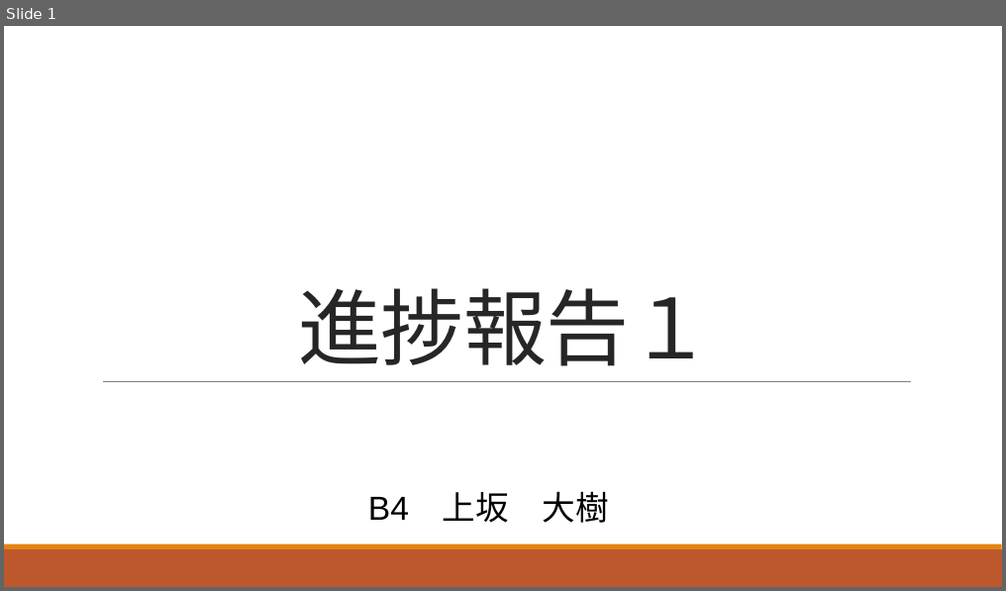
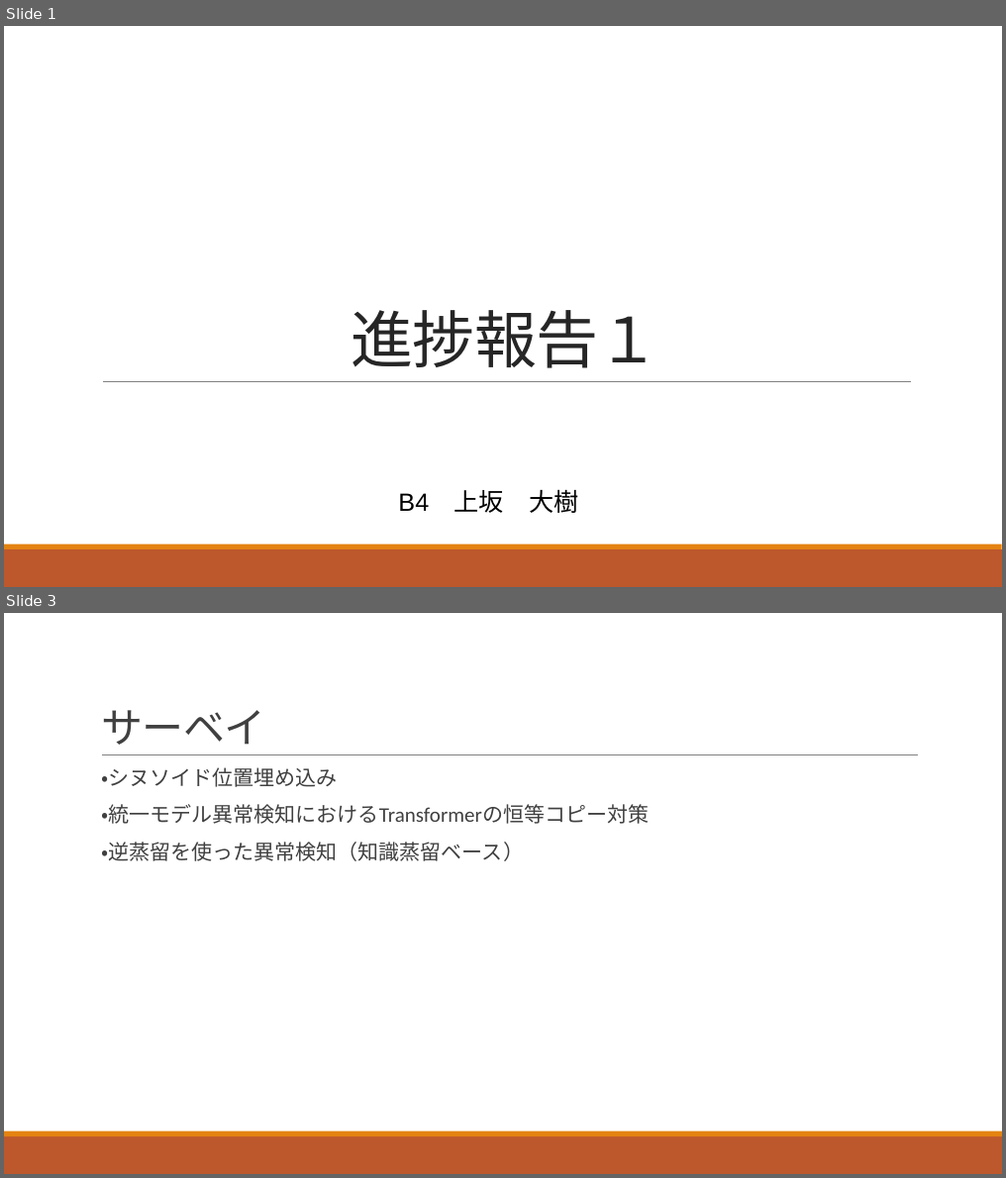
Before and after one commit to dhia-github/haselab-all, a slide deck: 20_発表資料/B4_上坂大樹_進捗報告１.pptx. Shown one above the other, each under a label of ours: slide 1 before the commit, slides 1 and 3 after it; the slides between them are not shown. The pictures are 1006x591 and 1006x1178 pixels, drawn with LibreOffice and Linux fonts; fonts in the diff are those of the drawing. Boxes give left, top, right and bottom in pixels: in the first picture for what was removed or moved away, otherwise in the second. Text is boxed around its words. In the diff, an @@ line names an element or a change of style, - is before the commit and + after.

```diff
--- a/20_発表資料/B4_上坂大樹_進捗報告１.pptx
+++ b/20_発表資料/B4_上坂大樹_進捗報告１.pptx
@@ slide 3 added at box(4, 613, 1002, 1174), background #FFFFFF; not listed: 2 template elements that a slide beside it also shows @@
@@ title added at box(101, 710, 265, 745), 40 pt, text #404040 @@
+サーベイ
@@ line added from (102, 756) to (918, 756), #808080 0.5 pt @@
@@ text added at box(101, 767, 648, 861), 20 pt, text #404040 @@
+  ・シヌソイド位置埋め込み
+  ・統一モデル異常検知におけるTransformerの恒等コピー対策
+  ・逆蒸留を使った異常検知（知識蒸留ベース）
@@ slide 1 changed as well @@
@@ title "進捗報告１" at box(350, 310, 660, 369): size 80 to 60 pt @@
@@ text "B4 上坂 大樹" at box(398, 489, 578, 513): size 32 to 24 pt @@
```
Also in this commit, not shown: 2 other slides changed, 1 other slide added, 3 slides removed.
